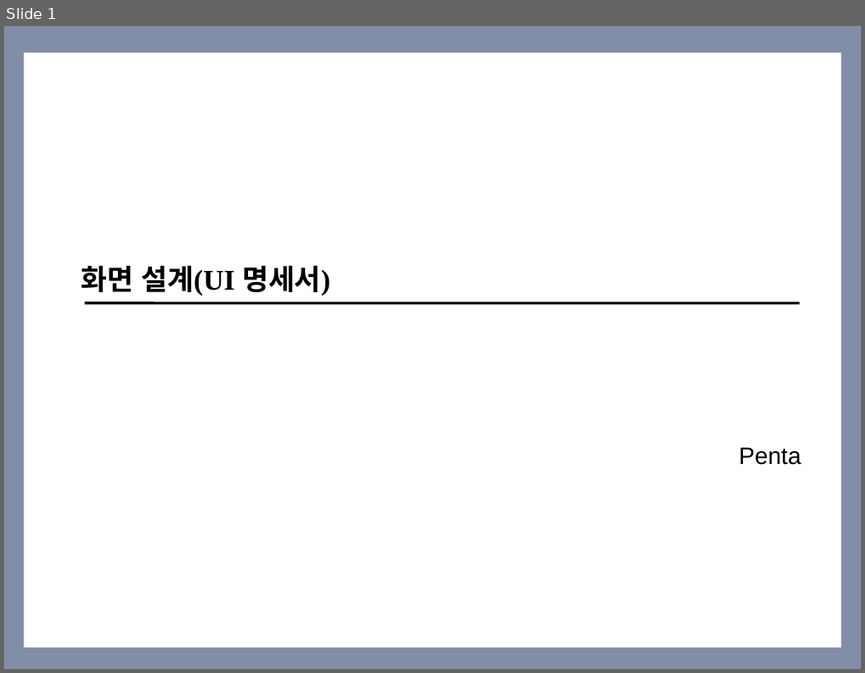
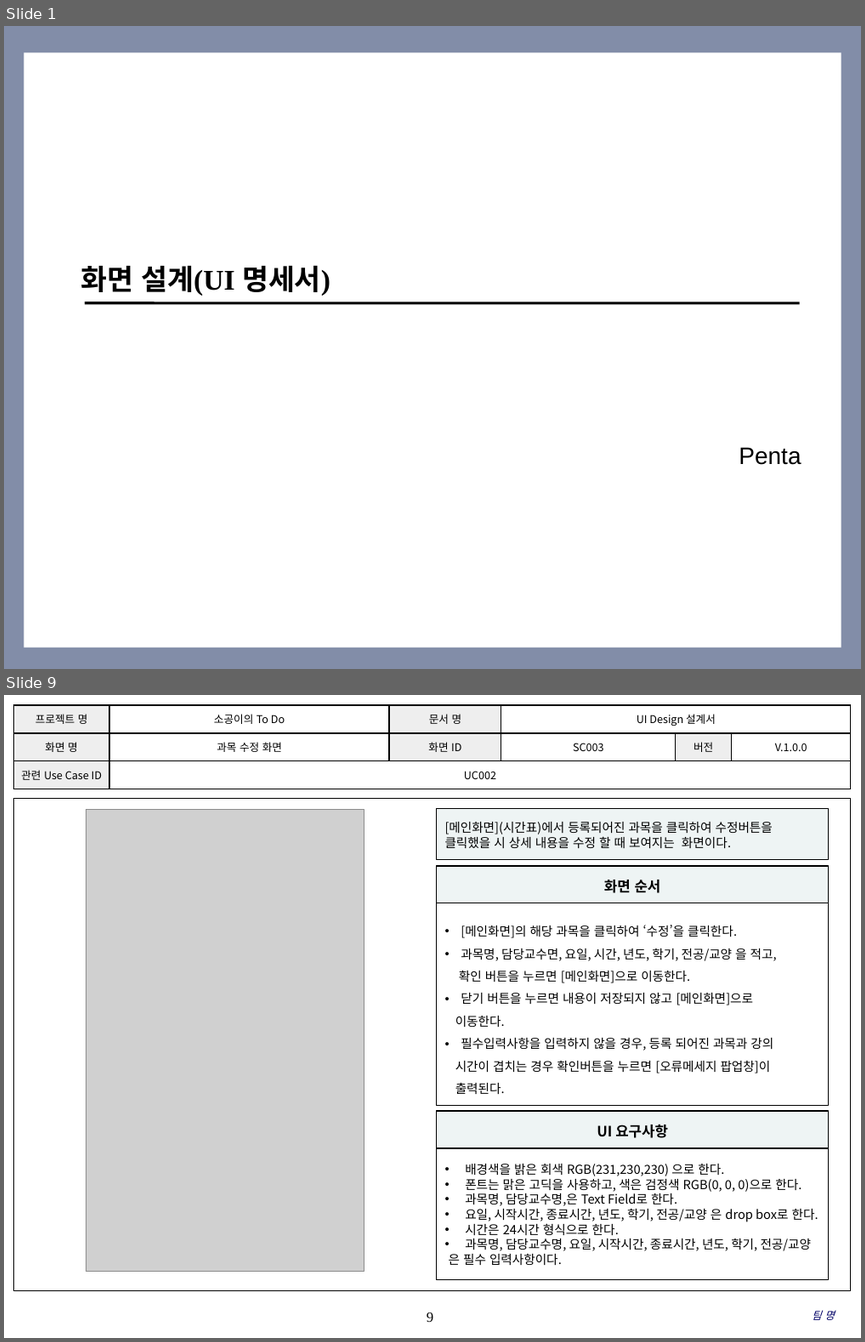
Before and after one commit to SE-admin/SE2017_5_mixharmony, a slide deck: doc/3_ 설계서/UI Design_05_penta.pptx. Shown one above the other, each under a label of ours: slide 1 before the commit, slides 1 and 9 after it; the slides between them are not shown. The pictures are 865x673 and 865x1342 pixels, drawn with LibreOffice and Linux fonts; fonts in the diff are those of the drawing; grey boxes stand for pictures; background and template pictures are left out. Boxes give left, top, right and bottom in pixels: in the first picture for what was removed or moved away, otherwise in the second. Text is boxed around its words. In the diff, an @@ line names an element or a change of style, - is before the commit and + after.

Commit message:
UI Design/ System Map 추가, System Process 수정, UI 명세 수정

```diff
--- a/doc/3_ 설계서/UI Design_05_penta.pptx
+++ b/doc/3_ 설계서/UI Design_05_penta.pptx
@@ slide 9 added at <box>4,695,861,1338</box>, background #FFFFFF @@
@@ table added at <box>13,705,850,789</box>, 3 rows, 6 columns @@
+프로젝트 명 | 소공이의 To Do | 문서 명 | UI Design 설계서 |  | 
+화면 명 | 과목 수정 화면 | 화면 ID | SC003 | 버전 | V.1.0.0
+관련 Use Case ID | UC002 |  |  |  | 
@@ rectangle added at <box>13,798,851,1291</box>, outline #000000 0.75 pt @@
@@ picture added at <box>86,810,364,1270</box> @@
@@ rectangle added at <box>437,808,829,859</box>, fill #EEF4F4, outline #000000 1 pt, 10.5 pt, text #000000 @@
+[메인화면](시간표)에서 등록되어진 과목을 클릭하여 수정버튼을
+클릭했을 시 상세 내용을 수정 할 때 보여지는 화면이다.
@@ rectangle added at <box>437,866,829,902</box>, fill #EEF4F4, outline #000000 1 pt, 12 pt, text #000000, bold @@
+화면 순서
@@ rectangle added at <box>437,902,829,1105</box>, fill #FFFFFF, outline #000000 1 pt, 10.5 pt, text #000000 @@
+• [메인화면]의 해당 과목을 클릭하여 ‘수정’을 클릭한다.
+• 과목명, 담당교수면, 요일, 시간, 년도, 학기, 전공/교양 을 적고,
+확인 버튼을 누르면 [메인화면]으로 이동한다.
+• 닫기 버튼을 누르면 내용이 저장되지 않고 [메인화면]으로
+이동한다.
+• 필수입력사항을 입력하지 않을 경우, 등록 되어진 과목과 강의
+시간이 겹치는 경우 확인버튼을 누르면 [오류메세지 팝업창]이
+출력된다.
@@ rectangle added at <box>437,1111,829,1148</box>, fill #EEF4F4, outline #000000 1 pt, 12 pt, text #000000, bold @@
+UI 요구사항
@@ rectangle added at <box>437,1148,829,1279</box>, fill #FFFFFF, outline #000000 1 pt, 10.5 pt, text #000000 @@
+• 배경색을 밝은 회색 RGB(231,230,230) 으로 한다.
+• 폰트는 맑은 고딕을 사용하고, 색은 검정색 RGB(0, 0, 0)으로 한다.
+• 과목명, 담당교수명,은 Text Field로 한다.
+• 요일, 시작시간, 종료시간, 년도, 학기, 전공/교양 은 drop box로 한다.
+• 시간은 24시간 형식으로 한다.
+• 과목명, 담당교수명, 요일, 시작시간, 종료시간, 년도, 학기, 전공/교양
+은 필수 입력사항이다.
@@ page number added at <box>426,1312,433,1321</box>, 12 pt, text #000000 @@
+9
@@ text added at <box>812,1310,834,1320</box>, 9 pt, text #000066, italic @@
+팀 명
```
Also in this commit, not shown: 13 slides changed, 19 other slides added.
